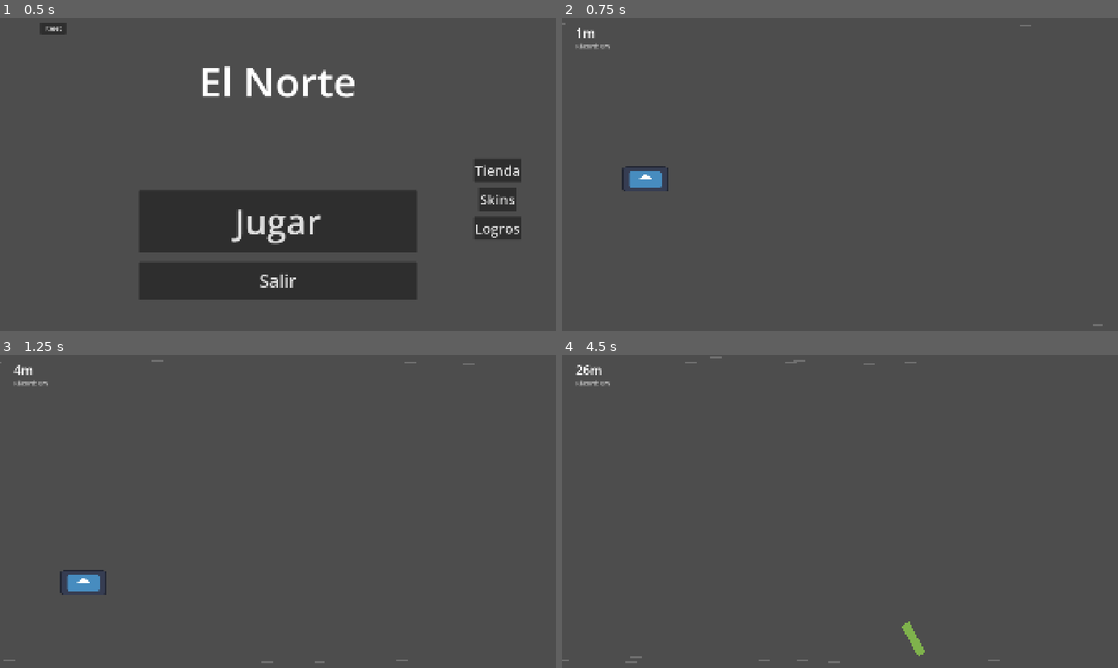
Above: before the commit, frames 1-4 (two rows, left to right).
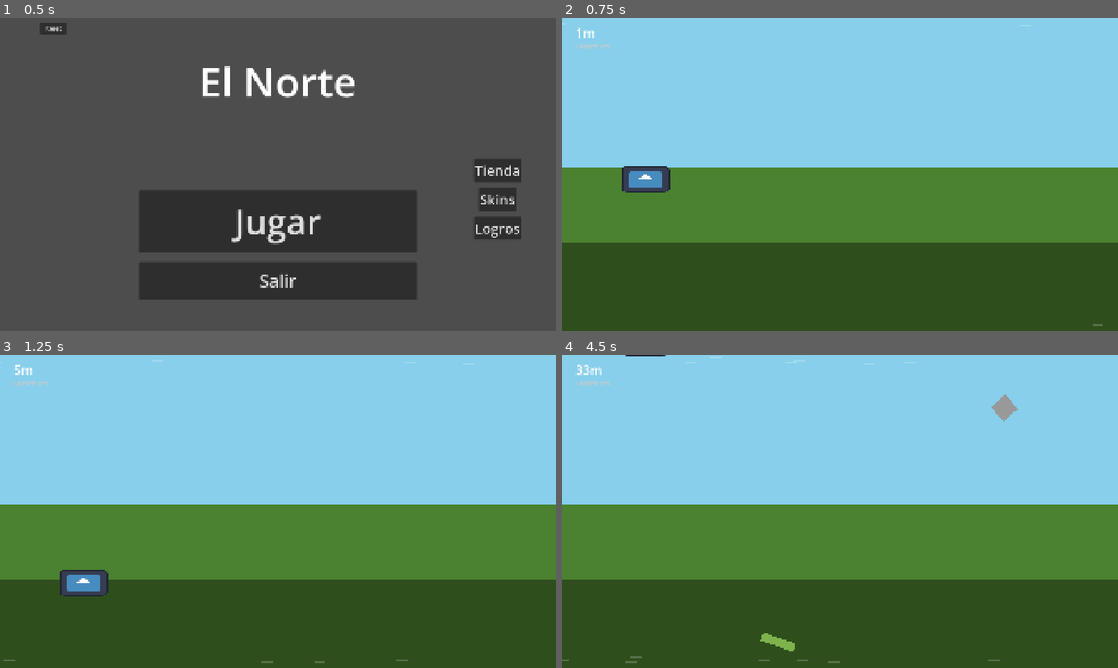
Above: after the commit, the same moments.

Repository: TomasMoreno21/El-Norte
Game: Godot game, scene res://scenes/menu/menu.tscn
Two runs of this game, one before a commit and one after it. Both use one fixed random seed, a clock stepped at 60 frames per second and the inputs below. The engine's default icon, where the game draws it, is replaced by a stand-in: a white triangle on a blue panel in a dark square.
Inputs (mouse positions are in pixels of both pictures, inside the frame that each line leads up to):
- Up to frame 1 (0.5 s): no input
- Up to frame 2 (0.75 s): click "Jugar" at 0.5 s
- Up to frame 3 (1.25 s): no input
- Up to frame 4 (4.5 s): move the mouse to (962, 495) at 1.27 s; click (962, 495) at 1.42 s; tap Space at 1.52, 1.82, 2.27, 2.57, 3.77, 4.07 s; move the mouse to (728, 527) at 2.02 s; click (728, 527) at 2.17 s; move the mouse to (895, 442) at 2.77 s; click (895, 442) at 2.92 s; move the mouse to (812, 574) at 3.52 s; click (812, 574) at 3.67 s; move the mouse to (1006, 558) at 4.27 s; click (1006, 558) at 4.42 s

Frame 1 is identical in both runs. In frame 2, 99% of the frame differs, in the area x 0-100%, y 0-100%; in frame 3, 99%; in frame 4, 100%.

Commit message:
5/6/2026 - Biomas parallax (3 ecorregiones), revive con palitos, una vez por run

Diff:
--- /dev/null
+++ b/scenes/background/background.gd
@@ -0,0 +1,101 @@
+extends ParallaxBackground
+
+const BIOMES := [
+	{
+		"start": 0,
+		"end": 800,
+		"layers": [
+			{ "color": Color(0.53, 0.81, 0.92), "scroll_scale": Vector2(0.05, 0), "height_ratio": 1.0 },
+			{ "color": Color(0.29, 0.51, 0.19), "scroll_scale": Vector2(0.2, 0), "height_ratio": 0.6 },
+			{ "color": Color(0.18, 0.31, 0.11), "scroll_scale": Vector2(0.4, 0), "height_ratio": 0.4 },
+		]
+	},
+	{
+		"start": 1000,
+		"end": 2000,
+		"layers": [
+			{ "color": Color(0.76, 0.70, 0.50), "scroll_scale": Vector2(0.05, 0), "height_ratio": 1.0 },
+			{ "color": Color(0.55, 0.49, 0.25), "scroll_scale": Vector2(0.2, 0), "height_ratio": 0.6 },
+			{ "color": Color(0.35, 0.29, 0.15), "scroll_scale": Vector2(0.4, 0), "height_ratio": 0.4 },
+		]
+	},
+	{
+		"start": 2200,
+		"end": INF,
+		"layers": [
+			{ "color": Color(0.40, 0.65, 0.80), "scroll_scale": Vector2(0.05, 0), "height_ratio": 1.0 },
+			{ "color": Color(0.10, 0.40, 0.15), "scroll_scale": Vector2(0.2, 0), "height_ratio": 0.6 },
+			{ "color": Color(0.05, 0.25, 0.08), "scroll_scale": Vector2(0.4, 0), "height_ratio": 0.4 },
+		]
+	}
+]
+
+const TRANSITION := 200.0
+
+var _sprites: Array[Sprite2D] = []
+var _current_colors: Array[Color] = []
+
+func _ready() -> void:
+	_build_layers(BIOMES[0])
+	set_run_distance(0.0)
+
+func _build_layers(biome: Dictionary) -> void:
+	for child in get_children():
+		child.queue_free()
+	_sprites.clear()
+	_current_colors.clear()
+
+	var viewport_size := get_viewport().get_visible_rect().size
+	var tex_width := int(viewport_size.x * 2)
+	var white_tex := _make_white_tex(tex_width, viewport_size)
+
+	for cfg: Dictionary in biome["layers"]:
+		var layer := ParallaxLayer.new()
+		layer.motion_scale = cfg["scroll_scale"]
+		layer.motion_mirroring = Vector2(tex_width, 0)
+
+		var tex_height := int(viewport_size.y * cfg["height_ratio"])
+		var sprite := Sprite2D.new()
+		sprite.texture = white_tex
+		sprite.region_enabled = true
+		sprite.region_rect = Rect2(0, 0, tex_width, tex_height)
+		sprite.self_modulate = cfg["color"]
+		sprite.position = Vector2(tex_width / 2.0, viewport_size.y - tex_height / 2.0)
+
+		layer.add_child(sprite)
+		add_child(layer)
+
+		_sprites.append(sprite)
+		_current_colors.append(cfg["color"])
+
+func set_run_distance(dist: float) -> void:
+	for i in range(len(BIOMES)):
+		var b: Dictionary = BIOMES[i]
+		if dist < b["start"] - TRANSITION:
+			return
+		if dist >= b["start"] - TRANSITION and dist < b["end"]:
+			var target_colors: Array[Color] = []
+			for cfg: Dictionary in b["layers"]:
+				target_colors.append(cfg["color"])
+
+			var t := 0.0
+			if dist < b["start"]:
+				t = (dist - (b["start"] - TRANSITION)) / TRANSITION
+			else:
+				t = 1.0
+
+			for j in len(_current_colors):
+				_current_colors[j] = _current_colors[j].lerp(target_colors[j], t)
+				_sprites[j].self_modulate = _current_colors[j]
+			return
+
+	if dist >= BIOMES[-1]["start"]:
+		var last: Dictionary = BIOMES[-1]
+		for j in len(last["layers"]):
+			_current_colors[j] = last["layers"][j]["color"]
+			_sprites[j].self_modulate = _current_colors[j]
+
+func _make_white_tex(w: int, viewport: Vector2) -> Texture2D:
+	var image := Image.create(w, int(viewport.y), false, Image.FORMAT_RGBA8)
+	image.fill(Color.WHITE)
+	return ImageTexture.create_from_image(image)
--- /dev/null
+++ b/scenes/background/background.tscn
@@ -0,0 +1,6 @@
+[gd_scene load_steps=2 format=3]
+
+[ext_resource type="Script" path="res://scenes/background/background.gd" id="1"]
+
+[node name="Background" type="ParallaxBackground"]
+script = ExtResource("1")
--- a/scenes/kiwi/kiwi.tscn
+++ b/scenes/kiwi/kiwi.tscn
@@ -1,16 +1,19 @@
-[gd_scene load_steps=2 format=3]
+[gd_scene format=3 uid="uid://c7u327ecgqx27"]
 
-[ext_resource type="Script" path="res://scenes/kiwi/kiwi.gd" id="1"]
+[ext_resource type="Script" uid="uid://0y7unkmx38gt" path="res://scenes/kiwi/kiwi.gd" id="1"]
+[ext_resource type="Texture2D" uid="uid://b7br0rkg3nsib" path="res://Sprites/kiwi5.png" id="2_4nc7q"]
 
 [sub_resource type="RectangleShape2D" id="RectShape1"]
-size = Vector2(54, 54)
+size = Vector2(43, 63)
 
-[node name="Kiwi" type="Area2D"]
+[node name="Kiwi" type="Area2D" unique_id=818335976]
 collision_layer = 4
-collision_mask = 1
 script = ExtResource("1")
 
-[node name="Sprite" type="Sprite2D" parent="."]
+[node name="CollisionShape2D" type="CollisionShape2D" parent="." unique_id=353403258]
+position = Vector2(-3.5, -1.5)
+shape = SubResource("RectShape1")
 
-[node name="CollisionShape2D" type="CollisionShape2D" parent="."]
-shape = SubResource("RectShape1")
+[node name="Sprite" type="Sprite2D" parent="." unique_id=643642309]
+position = Vector2(17, -8)
+texture = ExtResource("2_4nc7q")
--- a/scenes/main/main.gd
+++ b/scenes/main/main.gd
@@ -36,10 +36,11 @@
 var x2_bolas_active := false
 var miniatura_active := false
 var miniatura_start_time := 0.0
-
-const MIN_SPEED := 400.0
+var _revive_available := true
+
+const MIN_SPEED := 500.0
 const MAX_SPEED := 1000.0
-const MAX_INTERVAL := 1.6
+const MAX_INTERVAL := 1.3
 const MIN_INTERVAL := 0.5
 const PIXEL_TO_METER := 60.0
 const KIWI_COOLDOWN := 20.0
@@ -59,12 +60,15 @@
 const CALMA_COOLDOWN := 800.0
 const CALMA_CHANCE := 0.25
 const CALMA_DURATION := 5.0
+const REVIVE_COST := 200
+const REVIVE_REWIND := 150.0
 
 @onready var spawn_timer := $SpawnTimer
 @onready var bola_timer := $BolaTimer
 @onready var hud := $HUD
 @onready var player := $Player
 @onready var death_screen := $DeathScreen
+@onready var revive_popup := $RevivePopup
 @onready var camera := $Camera2D
 
 var shake_strength := 10
@@ -88,6 +92,8 @@
 	bola_timer.wait_time = BOLA_SPAWN_INTERVAL
 	bola_timer.start()
 	player.died.connect(_on_player_died)
+	revive_popup.revived.connect(_on_revive)
+	revive_popup.rejected.connect(_on_revive_reject)
 	hud.update_bolas(DataManager.bolas_balance)
 	var mods := DataManager.get_bird_modifiers()
 	bird_speed_mult = mods["speed_mult"]
@@ -157,7 +163,12 @@
 	DataManager.max_distance = max(DataManager.max_distance, int(distance))
 	var nuevos := DataManager.check_achievements({ "distance": int(distance), "storms_in_run": storms_in_run })
 	_show_popups(nuevos)
-	death_screen.show_screen(int(distance), storms_in_run, run_bolas, run_kiwis)
+	if DataManager.palitos_balance >= REVIVE_COST and _revive_available:
+		_revive_available = false
+		revive_popup.show_revive(REVIVE_COST)
+		get_tree().paused = true
+	else:
+		death_screen.show_screen(int(distance), storms_in_run, run_bolas, run_kiwis)
 
 func _process(delta: float) -> void:
 	if not player.alive:
@@ -256,6 +267,7 @@
 		_show_popups(nuevos)
 	hud.update_powerups(shield_remaining, turbo_remaining, x2_bolas_active, x2p_remaining)
 	hud.show_storm(in_storm)
+	$Background.set_run_distance(distance)
 	var turbo_spawn_mult := TURBO_SPAWN_MULT if turbo_active else 1.0
 	spawn_timer.wait_time = get_spawn_interval(difficulty_dist) * turbo_spawn_mult
 
@@ -286,6 +298,7 @@
 			kiwi.speed = get_speed(difficulty_dist)
 			kiwi.position = Vector2(2100, randf_range(260, 820))
 			kiwi.collected.connect(_on_kiwi_collected)
+			kiwi.add_to_group("kiwi")
 			add_child(kiwi)
 			kiwi_cooldown_timer = 0.0
 			return
@@ -355,6 +368,7 @@
 	bola.speed = get_speed(difficulty_dist)
 	bola.position = Vector2(2100, randf_range(220, 860))
 	bola.collected.connect(_on_bola_collected)
+	bola.add_to_group("bola")
 	add_child(bola)
 
 func _on_bola_collected() -> void:
@@ -373,3 +387,45 @@
 	for a in nuevos:
 		hud.show_achievement_popup(a)
 		await get_tree().create_timer(2.8).timeout
+
+func _on_revive() -> void:
+	DataManager.palitos_balance -= REVIVE_COST
+	distance = max(distance - REVIVE_REWIND, 0.0)
+	difficulty_dist = max(difficulty_dist - REVIVE_REWIND, 0.0)
+	next_storm_distance = floor(distance / STORM_INTERVAL) * STORM_INTERVAL + STORM_INTERVAL
+	last_rafaga_distance = distance
+	last_calma_distance = distance
+
+	for obs in get_tree().get_nodes_in_group("obstacle"):
+		obs.queue_free()
+	for k in get_tree().get_nodes_in_group("kiwi"):
+		k.queue_free()
+	for b in get_tree().get_nodes_in_group("bola"):
+		b.queue_free()
+
+	if in_storm:
+		in_storm = false
+		storm_time = 0.0
+		_update_encounter_mode()
+	if rafaga_active:
+		rafaga_active = false
+		_update_encounter_mode()
+	if calma_active:
+		calma_active = false
+		_update_encounter_mode()
+
+	shield_active = false
+	turbo_active = false
+	x2_palitos_active = false
+	x2_bolas_active = false
+	miniatura_active = false
+	kiwi_cooldown_timer = 0.0
+
+	player.reset()
+	revive_popup.visible = false
+	spawn_timer.wait_time = get_spawn_interval(difficulty_dist)
+	get_tree().paused = false
+
+func _on_revive_reject() -> void:
+	revive_popup.visible = false
+	death_screen.show_screen(int(distance), storms_in_run, run_bolas, run_kiwis)
--- a/scenes/main/main.tscn
+++ b/scenes/main/main.tscn
@@ -9,6 +9,8 @@
 [ext_resource type="PackedScene" path="res://scenes/kiwi/choice_menu.tscn" id="7"]
 [ext_resource type="PackedScene" path="res://scenes/bolas/bola_barro.tscn" id="8"]
 [ext_resource type="PackedScene" path="res://scenes/effects/turbo_effect.tscn" id="9"]
+[ext_resource type="PackedScene" path="res://scenes/background/background.tscn" id="10"]
+[ext_resource type="PackedScene" path="res://scenes/revive_popup/revive_popup.tscn" id="11"]
 
 [node name="Main" type="Node2D"]
 script = ExtResource("1")
@@ -17,6 +19,8 @@
 choice_menu_scene = ExtResource("7")
 bola_scene = ExtResource("8")
 turbo_effect_scene = ExtResource("9")
+
+[node name="Background" parent="." instance=ExtResource("10")]
 
 [node name="Camera2D" type="Camera2D" parent="."]
 anchor_mode = 1
@@ -29,6 +33,8 @@
 
 [node name="DeathScreen" parent="." instance=ExtResource("5")]
 
+[node name="RevivePopup" parent="." instance=ExtResource("11")]
+
 [node name="SpawnTimer" type="Timer" parent="."]
 wait_time = 1.5
 
--- a/scenes/player/player.gd
+++ b/scenes/player/player.gd
@@ -90,3 +90,12 @@
 
 func _blink() -> void:
 	$Sprite2D.modulate.a = 0.2 if $Sprite2D.modulate.a == 1.0 else 1.0
+
+func reset() -> void:
+	alive = true
+	velocity = Vector2.ZERO
+	position = start_position
+	invulnerable = false
+	collision_mask = 2
+	blink_timer.stop()
+	$Sprite2D.modulate.a = 1.0
--- a/scenes/player/player.tscn
+++ b/scenes/player/player.tscn
@@ -11,8 +11,8 @@
 script = ExtResource("1")
 
 [node name="Sprite2D" type="Sprite2D" parent="." unique_id=1387139343]
-position = Vector2(0.4999962, 9.536743e-07)
-scale = Vector2(1.0546875, 0.5625)
+position = Vector2(-1.1920929e-06, -1.9073486e-06)
+scale = Vector2(1.0781251, 0.578125)
 texture = ExtResource("2_dovo2")
 
 [node name="CollisionShape2D" type="CollisionShape2D" parent="." unique_id=2047804766]
--- /dev/null
+++ b/scenes/revive_popup/revive_popup.gd
@@ -0,0 +1,22 @@
+extends CanvasLayer
+
+signal revived
+signal rejected
+
+@onready var cost_label := $Panel/VBox/CostLabel
+@onready var revive_btn := $Panel/VBox/ReviveBtn
+@onready var reject_btn := $Panel/VBox/RejectBtn
+
+func _ready() -> void:
+	revive_btn.pressed.connect(_on_revive)
+	reject_btn.pressed.connect(_on_reject)
+
+func show_revive(cost: int) -> void:
+	cost_label.text = "Revivir por %d palitos?" % cost
+	visible = true
+
+func _on_revive() -> void:
+	revived.emit()
+
+func _on_reject() -> void:
+	rejected.emit()
--- /dev/null
+++ b/scenes/revive_popup/revive_popup.tscn
@@ -0,0 +1,65 @@
+[gd_scene load_steps=2 format=3]
+
+[ext_resource type="Script" path="res://scenes/revive_popup/revive_popup.gd" id="1"]
+
+[node name="RevivePopup" type="CanvasLayer"]
+process_mode = 2
+layer = 20
+visible = false
+script = ExtResource("1")
+
+[node name="Overlay" type="ColorRect" parent="."]
+anchors_preset = 0
+anchor_left = 0.0
+anchor_top = 0.0
+anchor_right = 1.0
+anchor_bottom = 1.0
+color = Color(0, 0, 0, 0.6)
+
+[node name="Panel" type="ColorRect" parent="."]
+anchors_preset = 8
+anchor_left = 0.5
+anchor_top = 0.5
+anchor_right = 0.5
+anchor_bottom = 0.5
+offset_left = -350.0
+offset_top = -150.0
+offset_right = 350.0
+offset_bottom = 150.0
+color = Color(0.1, 0.1, 0.1, 0.95)
+
+[node name="VBox" type="VBoxContainer" parent="Panel"]
+anchors_preset = 0
+anchor_left = 0.0
+anchor_top = 0.0
+anchor_right = 1.0
+anchor_bottom = 1.0
+theme_override_constants/separation = 20
+
+[node name="Title" type="Label" parent="Panel/VBox"]
+layout_mode = 2
+text = "¡HORNERO CAÍDO!"
+theme_override_font_sizes/font_size = 48
+horizontal_alignment = 1
+
+[node name="CostLabel" type="Label" parent="Panel/VBox"]
+layout_mode = 2
+text = "Revivir por 0 palitos?"
+theme_override_font_sizes/font_size = 36
+horizontal_alignment = 1
+
+[node name="Spacer" type="Control" parent="Panel/VBox"]
+layout_mode = 2
+custom_minimum_size = Vector2(0, 20)
+
+[node name="ReviveBtn" type="Button" parent="Panel/VBox"]
+layout_mode = 2
+text = "REVIVIR"
+custom_minimum_size = Vector2(0, 80)
+theme_override_font_sizes/font_size = 56
+
+[node name="RejectBtn" type="Button" parent="Panel/VBox"]
+layout_mode = 2
+text = "RENDIRSE"
+custom_minimum_size = Vector2(0, 80)
+theme_override_font_sizes/font_size = 48
Binary file removed: Sprites/Hornero prueba.png
Binary file added: Sprites/hornero prueba1 (1).png
Binary file added: Sprites/hornero prueba2 (1).png
Binary file added: Sprites/kiwi5.png
Not shown, added: scenes/background/background.gd.uid
Not shown: 1 places in scenes/main/main.tscn that only renumber resources
Not shown, added: scenes/revive_popup/revive_popup.gd.uid
